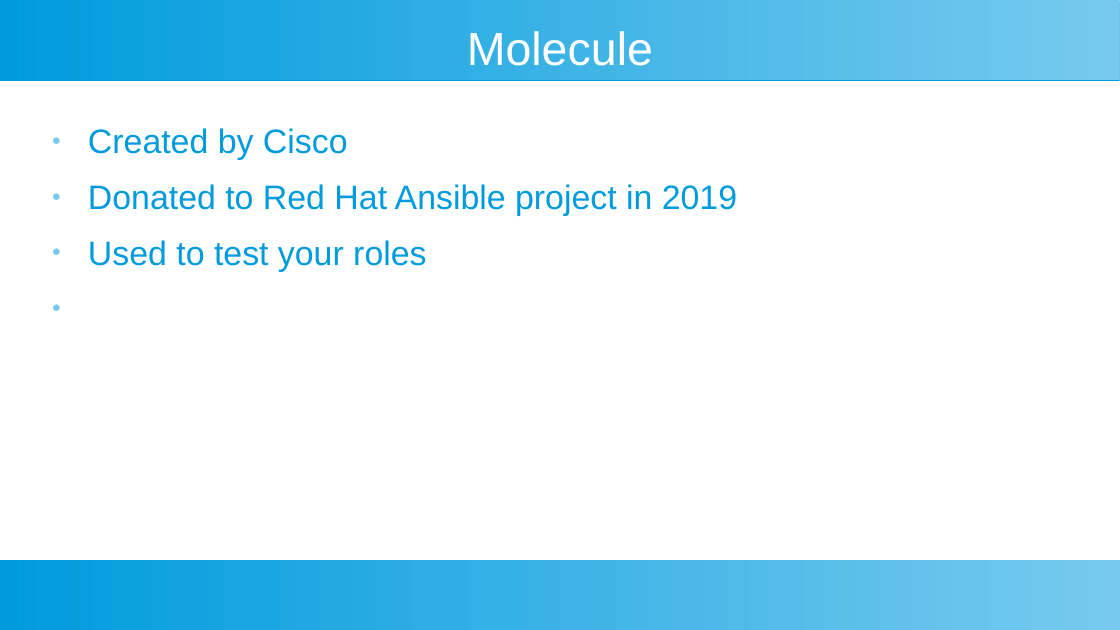
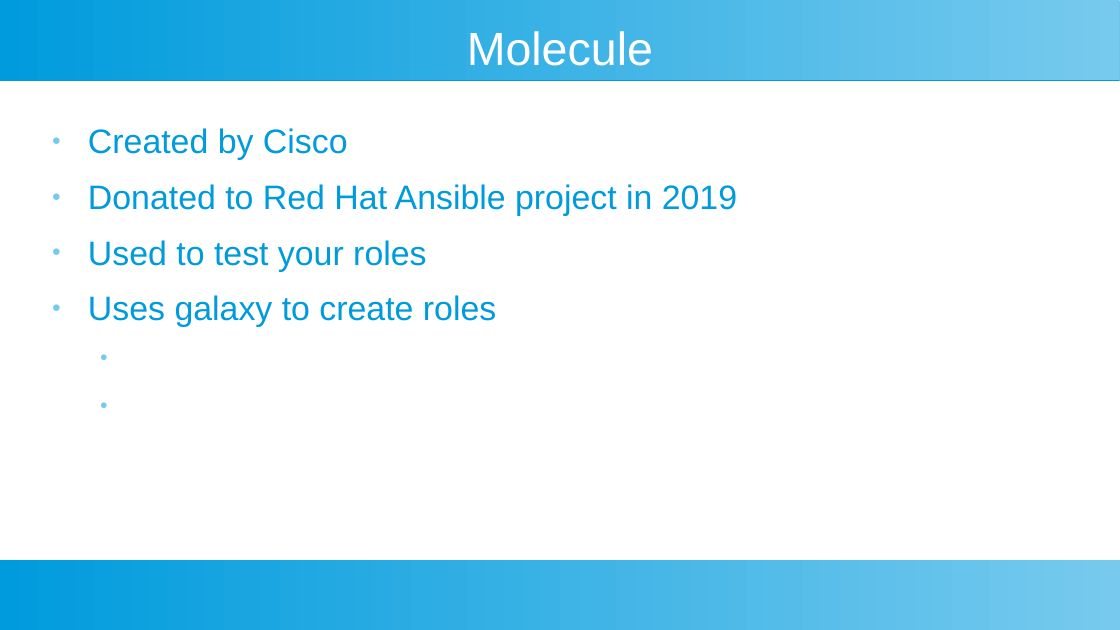
Before and after one commit to riffraff169/ansible-training, a slide deck: slide 15 of docs/ansible-slides.pptx (slide 7 before the commit). Drawn at 1120x630 pixels with LibreOffice and Linux fonts; fonts in the diff are those of the drawing. Boxes give left, top, right and bottom in pixels: in the first picture for what was removed or moved away, otherwise in the second. Text is boxed around its words. In the diff, an @@ line names an element or a change of style, - is before the commit and + after.

```diff
--- a/docs/ansible-slides.pptx
+++ b/docs/ansible-slides.pptx
@@ text at [88,295,496,327]: paragraph added @@
+● Uses galaxy to create roles
```
Also in this commit, not shown: 9 slides added, 1 other file.
